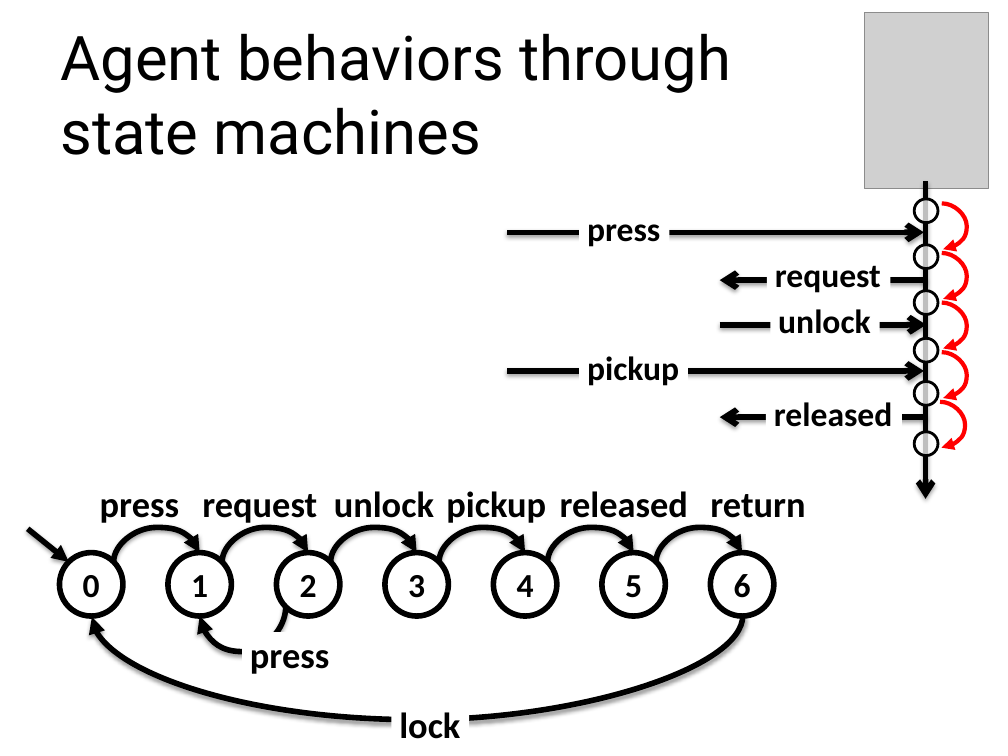
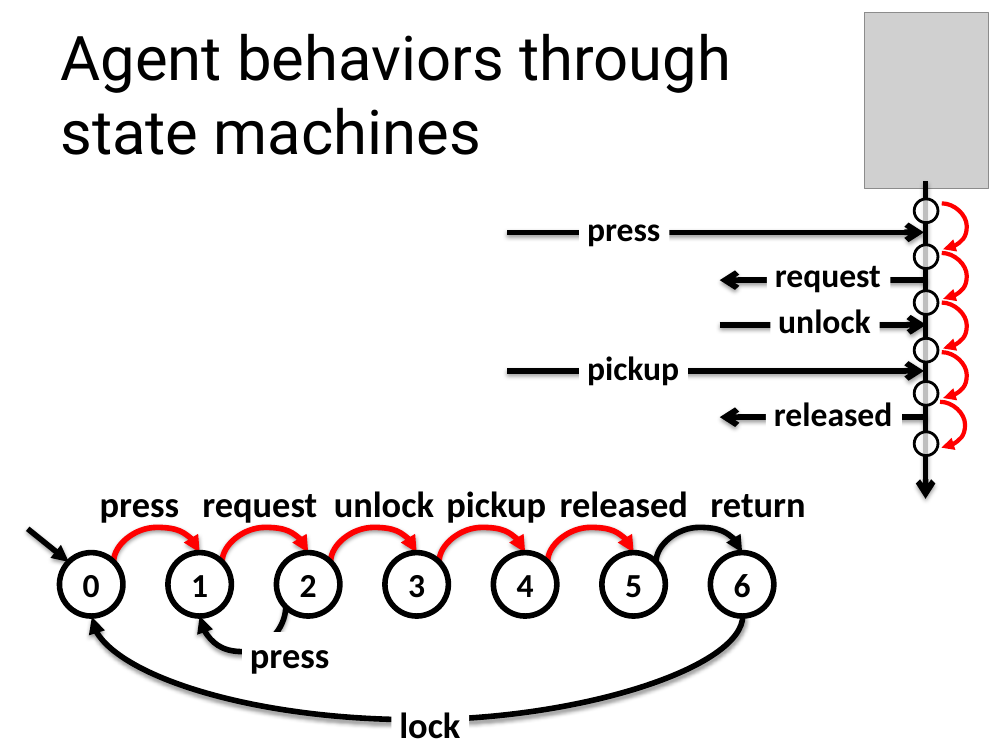
Before and after one commit to blambeau/phd, a slide deck: slide 23 of public-defense/slides.pptx (slide 25 before the commit). Drawn at 1008x756 pixels with LibreOffice and Linux fonts; fonts in the diff are those of the drawing; grey boxes stand for pictures. Boxes give left, top, right and bottom in pixels: in the first picture for what was removed or moved away, otherwise in the second. Text is boxed around its words. In the diff, an @@ line names an element or a change of style, - is before the commit and + after.

```diff
--- a/public-defense/slides.pptx
+++ b/public-defense/slides.pptx
@@ curved arrow (114, 561) - (200, 552): stroke #000000 4 pt to #FF0000 4 pt @@
@@ curved arrow (222, 561) - (308, 552): stroke #000000 4 pt to #FF0000 4 pt @@
@@ curved arrow (331, 561) - (416, 552): stroke #000000 4 pt to #FF0000 4 pt @@
@@ curved arrow (439, 561) - (525, 552): stroke #000000 4 pt to #FF0000 4 pt @@
@@ curved arrow (547, 561) - (634, 552): stroke #000000 4 pt to #FF0000 4 pt @@
```
Also in this commit, not shown: 4 other slides changed, 1 slide added, 2 slides removed.
